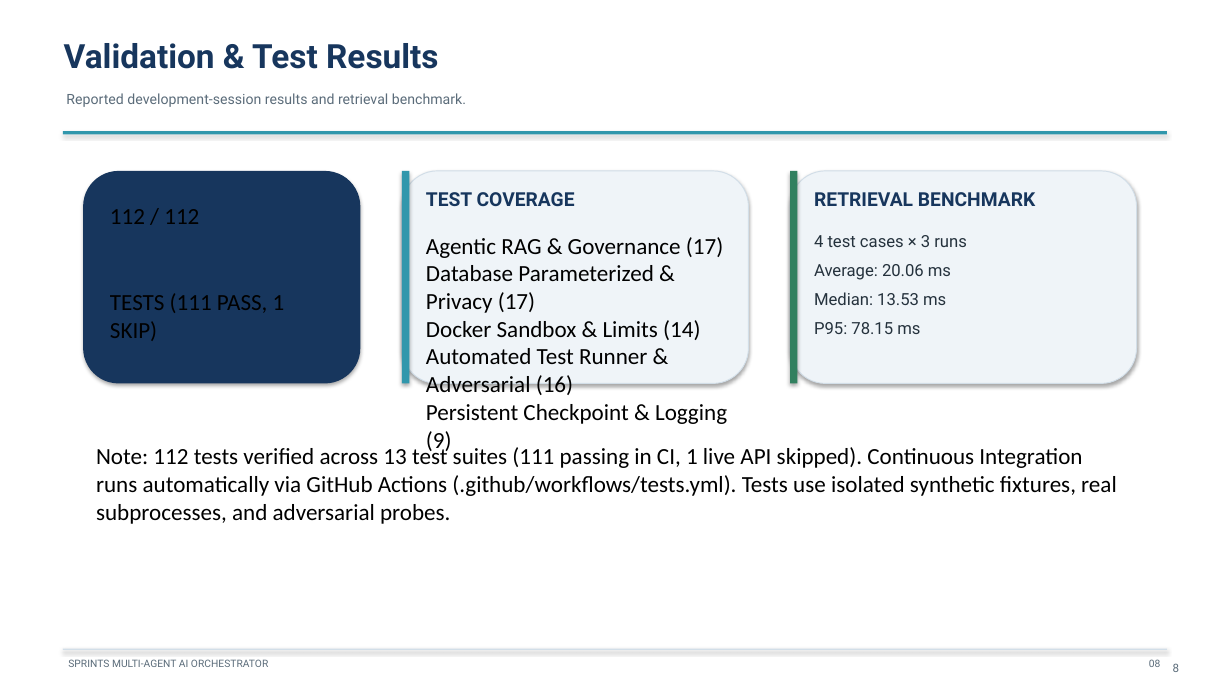
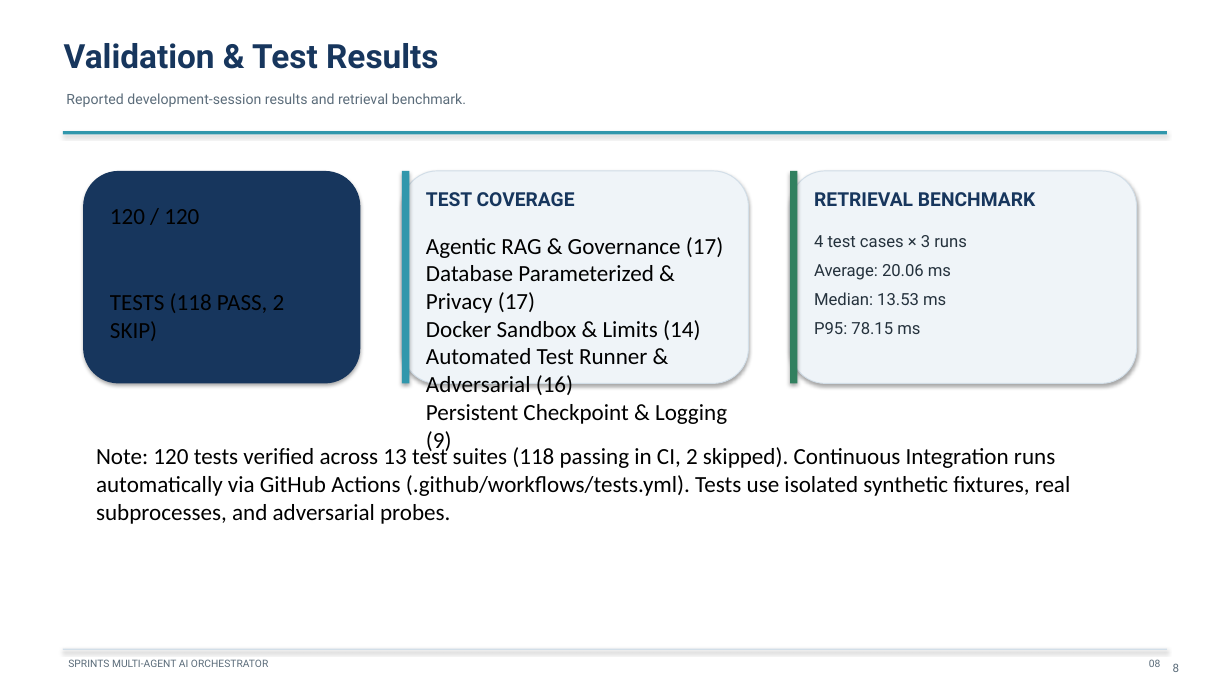
Before and after one commit to PhantomMW/sprints-ai-orchestrator, a slide deck: slide 8 of docs/SPRINTS_AI_ORCHESTRATOR_PRESENTATION.pptx. Drawn at 1232x693 pixels with LibreOffice and Linux fonts; fonts in the diff are those of the drawing. Boxes give left, top, right and bottom in pixels: in the first picture for what was removed or moved away, otherwise in the second. Text is boxed around its words. In the diff, an @@ line names an element or a change of style, - is before the commit and + after.

Commit message:
feat(rag,security): add factual grounding benchmark report, adversarial security tests, and calibrate documentation

```diff
--- a/docs/SPRINTS_AI_ORCHESTRATOR_PRESENTATION.pptx
+++ b/docs/SPRINTS_AI_ORCHESTRATOR_PRESENTATION.pptx
@@ text at <box>110,209,199,224</box>: text changed @@
-112 / 112
+120 / 120
@@ text at <box>110,293,285,341</box>: text changed @@
-TESTS (111 PASS, 1 SKIP)
+TESTS (118 PASS, 2 SKIP)
@@ text at <box>96,445,1071,524</box>: text changed @@
-Note: 112 tests verified across 13 test suites (111 passing in CI, 1 live API skipped). Continuous Integration runs automatically via GitHub Actions (.github/workflows/tests.yml). Tests use isolated synthetic fixtures, real subprocesses, and adversarial probes.
+Note: 120 tests verified across 13 test suites (118 passing in CI, 2 skipped). Continuous Integration runs automatically via GitHub Actions (.github/workflows/tests.yml). Tests use isolated synthetic fixtures, real subprocesses, and adversarial probes.
```
Also in this commit, not shown: 12 other files.
